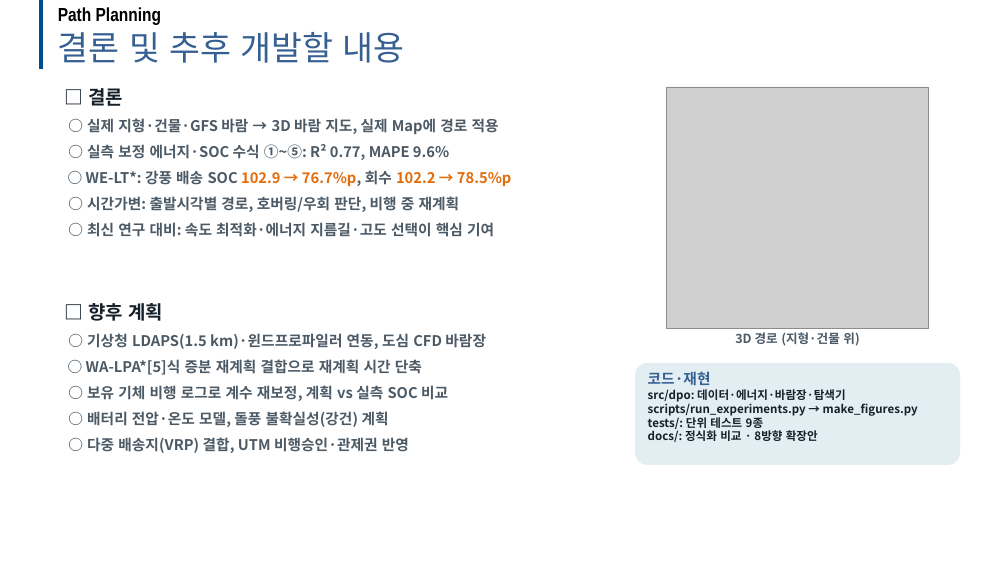
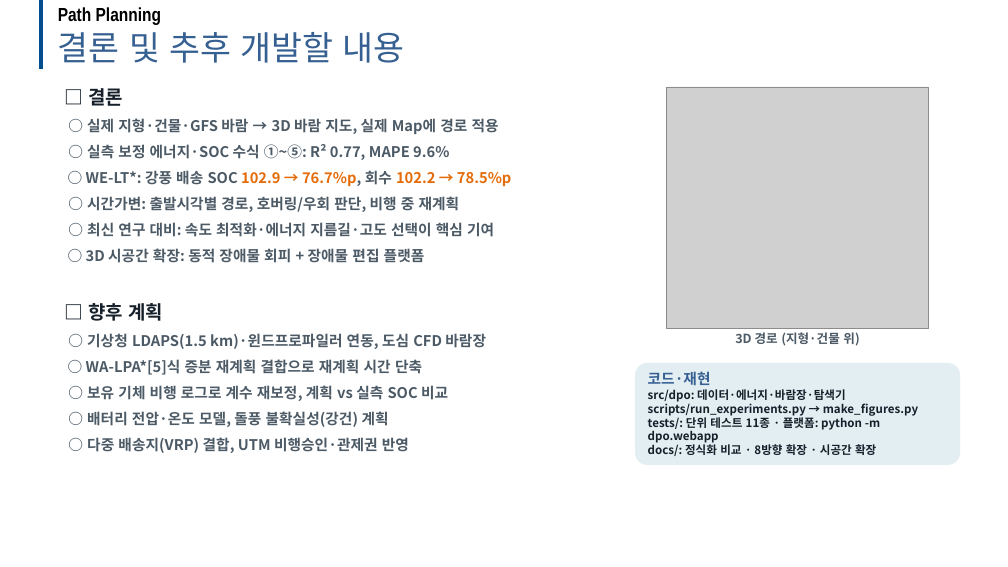
Before and after one commit to dnfl5345/Drone_path_opt, a slide deck: slide 22 of docs/drone_soc_path_planning_dev.pptx (slide 20 before the commit). Drawn at 1008x567 pixels with LibreOffice and Linux fonts; fonts in the diff are those of the drawing; grey boxes stand for pictures; background and template pictures are left out. Boxes give left, top, right and bottom in pixels: in the first picture for what was removed or moved away, otherwise in the second. Text is boxed around its words. In the diff, an @@ line names an element or a change of style, - is before the commit and + after.

```diff
--- a/docs/drone_soc_path_planning_dev.pptx
+++ b/docs/drone_soc_path_planning_dev.pptx
@@ text at bbox=[86, 248, 425, 263]: paragraph added @@
+○ 3D 시공간 확장: 동적 장애물 회피 + 장애물 편집 플랫폼
@@ text in rounded rectangle at bbox=[648, 389, 918, 456]: text changed @@
-src/dpo: 데이터·에너지·바람장·탐색기
-scripts/run_experiments.py → make_figures.py
-tests/: 단위 테스트 9종
-docs/: 정식화 비교 · 8방향 확장안
+src/dpo: 데이터·에너지·바람장·탐색기
+scripts/run_experiments.py → make_figures.py
+tests/: 단위 테스트 11종 · 플랫폼: python -m dpo.webapp
+docs/: 정식화 비교 · 8방향 확장 · 시공간 확장
```
Also in this commit, not shown: 2 slides added, 19 other files.
